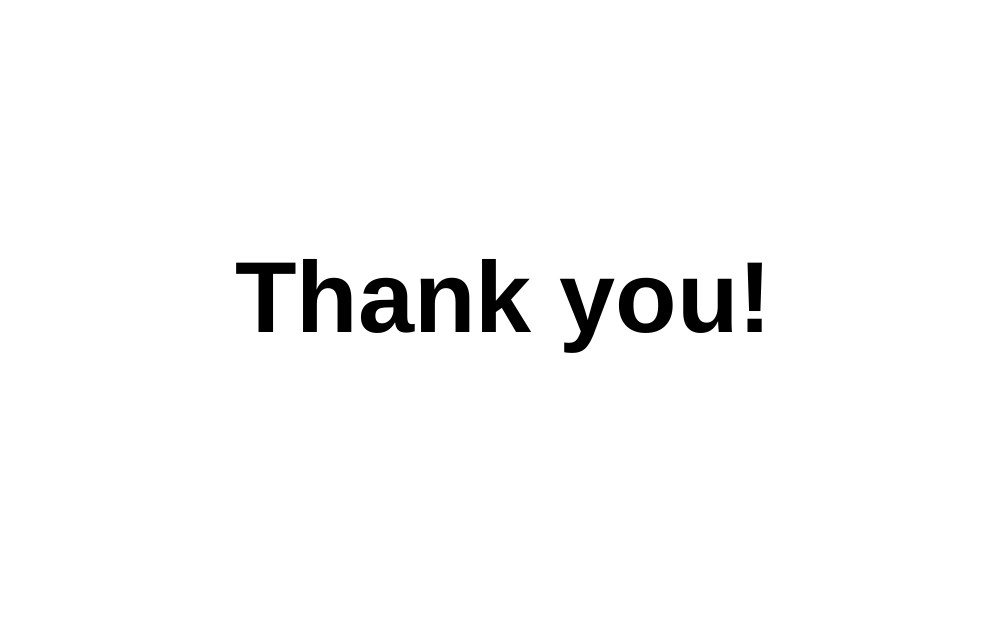
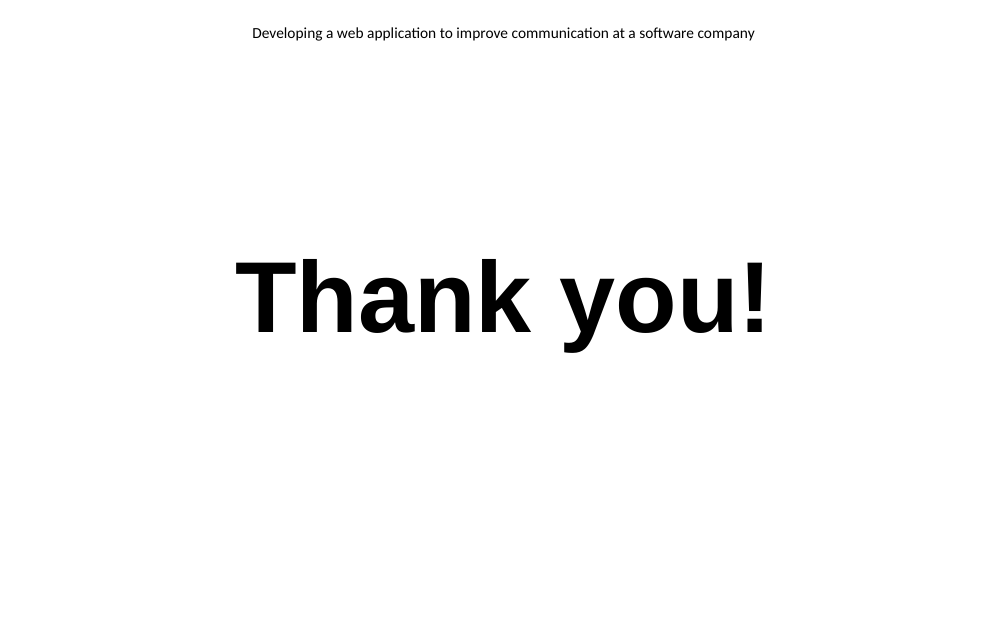
Before and after one commit to EnricoDreyer/Honors2021, a slide deck: slide 17 of Z ITRI 671 Research/Presentation/ITRI671_Presentation.pptx (slide 16 before the commit). Drawn at 1008x630 pixels with LibreOffice and Linux fonts; fonts in the diff are those of the drawing; background and template pictures are left out. Boxes give left, top, right and bottom in pixels: in the first picture for what was removed or moved away, otherwise in the second. Text is boxed around its words. In the diff, an @@ line names an element or a change of style, - is before the commit and + after.

```diff
--- a/Z ITRI 671 Research/Presentation/ITRI671_Presentation.pptx
+++ b/Z ITRI 671 Research/Presentation/ITRI671_Presentation.pptx
@@ text added at (x1=252, y1=27, x2=755, y2=41), 11 pt, text #000000 @@
+Developing a web application to improve communication at a software company
```
Also in this commit, not shown: 12 other slides changed, 4 slides added, 3 slides removed, 3 other files.
